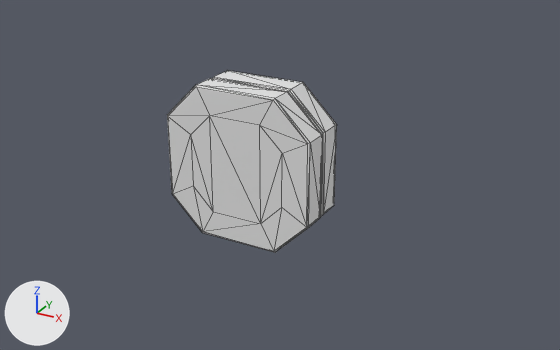
The FBX model TempoAction/Assets/Others/Background/BGDummy/Mesh/sign/M_Signboard007.fbx: old version first, new version second.
Rendered twice from a 50 mm lens placed at (0.706, -1.169, 0.567), pointed at (0.053, 0.018, -0.027). The lights are fixed; the arrows at lower left show +X, +Y and +Z. Mesh edges are drawn as thin lines. Where no turn or scale is listed for an object, it has been applied to the vertices.

In view in the first picture: 'M_sign007'.
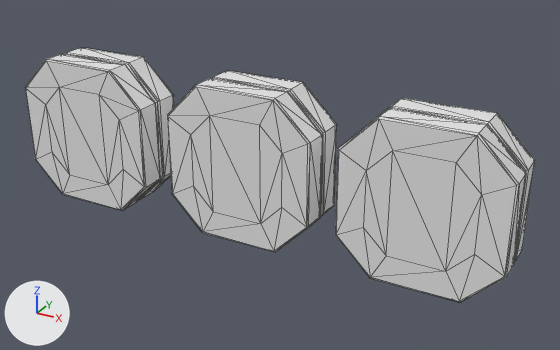
The newer file is also turned or shifted as a whole; pictures and numbers use the older file's frame.

Scene script edits in JSON lines:
```json
{"op": "add", "block": "me_mesh_002", "code": ["me_mesh_002 = bpy.data.meshes.new('Mesh.002')", "me_mesh_002.from_pydata(...)  # 80 vertices, 156 faces; spans x 0.209..0.511, y -0.056..0.056, z -0.151..0.151"]}
{"op": "add", "block": "me_mesh_1", "code": ["me_mesh_1 = bpy.data.meshes.new('Mesh')", "me_mesh_1.from_pydata(...)  # 80 vertices, 156 faces; spans x -0.511..-0.209, y -0.056..0.056, z -0.151..0.151"]}
{"op": "add", "block": "ob_m_sign007_m3", "code": ["ob_m_sign007_m3 = bpy.data.objects.new('M_sign007_M3', me_mesh_002)", "ob_m_sign007_m3.location = (-0.005, 0.0, 0.0)"]}
{"op": "add", "block": "ob_m_sign007_m1", "code": ["ob_m_sign007_m1 = bpy.data.objects.new('M_sign007_M1', me_mesh_1)", "ob_m_sign007_m1.location = (-0.005, 0.0, 0.0)"]}
```

Pixel boxes [x1, y1, x2, y2] of what changed, in the pictures (560 x 350 px):
```json
{"object": "M_sign007_M3", "change": "added", "after": [335, 98, 535, 303]}
{"object": "M_sign007_M1", "change": "added", "after": [26, 47, 174, 211]}
```
